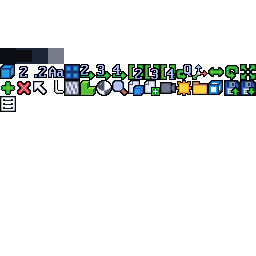
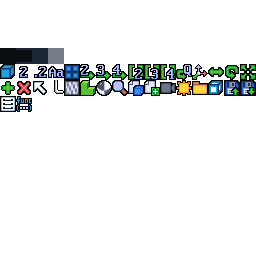
Revision of a layered 256 x 256 image; what changed, layer by layer:
painted on "icons" over [16, 96, 32, 112]
